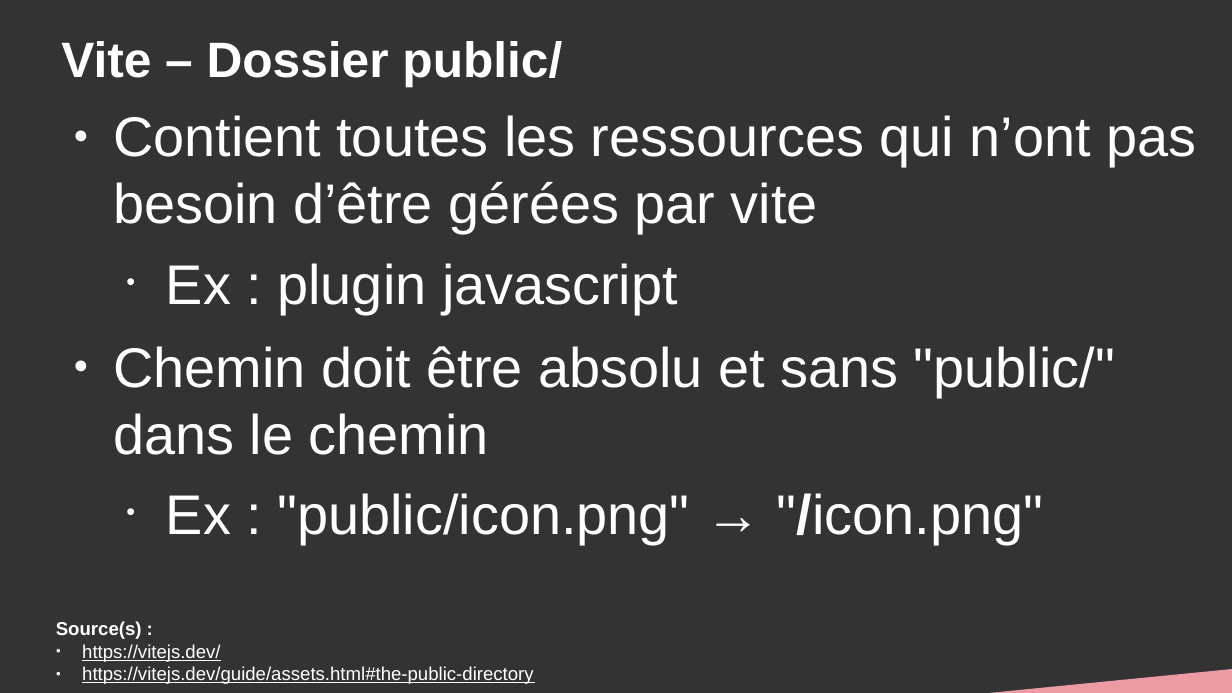
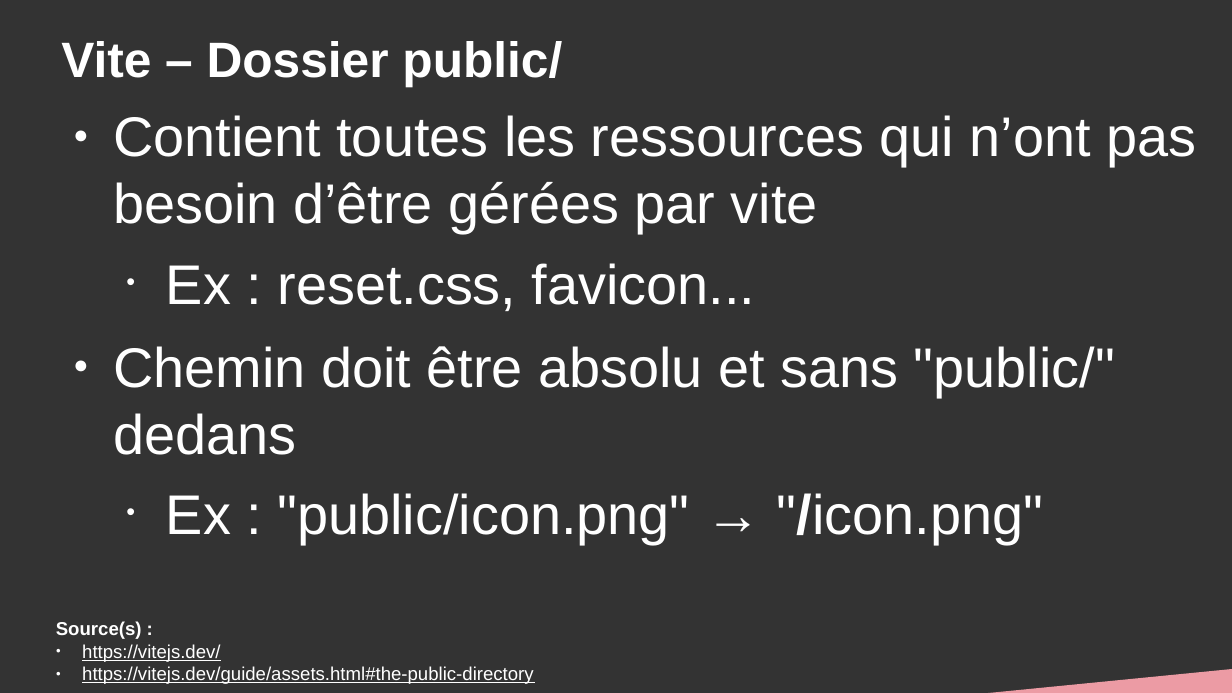
Before and after one commit to DanYellow/cours, a slide deck: slide 18 of developpement-front-s5/travaux-pratiques/numero-4/presentation.odp. Drawn at 1232x693 pixels with LibreOffice and Linux fonts; fonts in the diff are those of the drawing. Boxes give left, top, right and bottom in pixels: in the first picture for what was removed or moved away, otherwise in the second. Text is boxed around its words. In the diff, an @@ line names an element or a change of style, - is before the commit and + after.

Commit message:
developpement-front-s5 - Update slides and instructions about vite

```diff
--- a/developpement-front-s5/travaux-pratiques/numero-4/presentation.odp
+++ b/developpement-front-s5/travaux-pratiques/numero-4/presentation.odp
@@ text at bbox=[113, 263, 1115, 455]: text changed @@
-  • Ex : plugin javascript
-● Chemin doit être absolu et sans "public/" dans le chemin
+  • Ex : reset.css, favicon...
+● Chemin doit être absolu et sans "public/" dedans
```
Also in this commit, not shown: 15 other slides changed, 2 other files.
